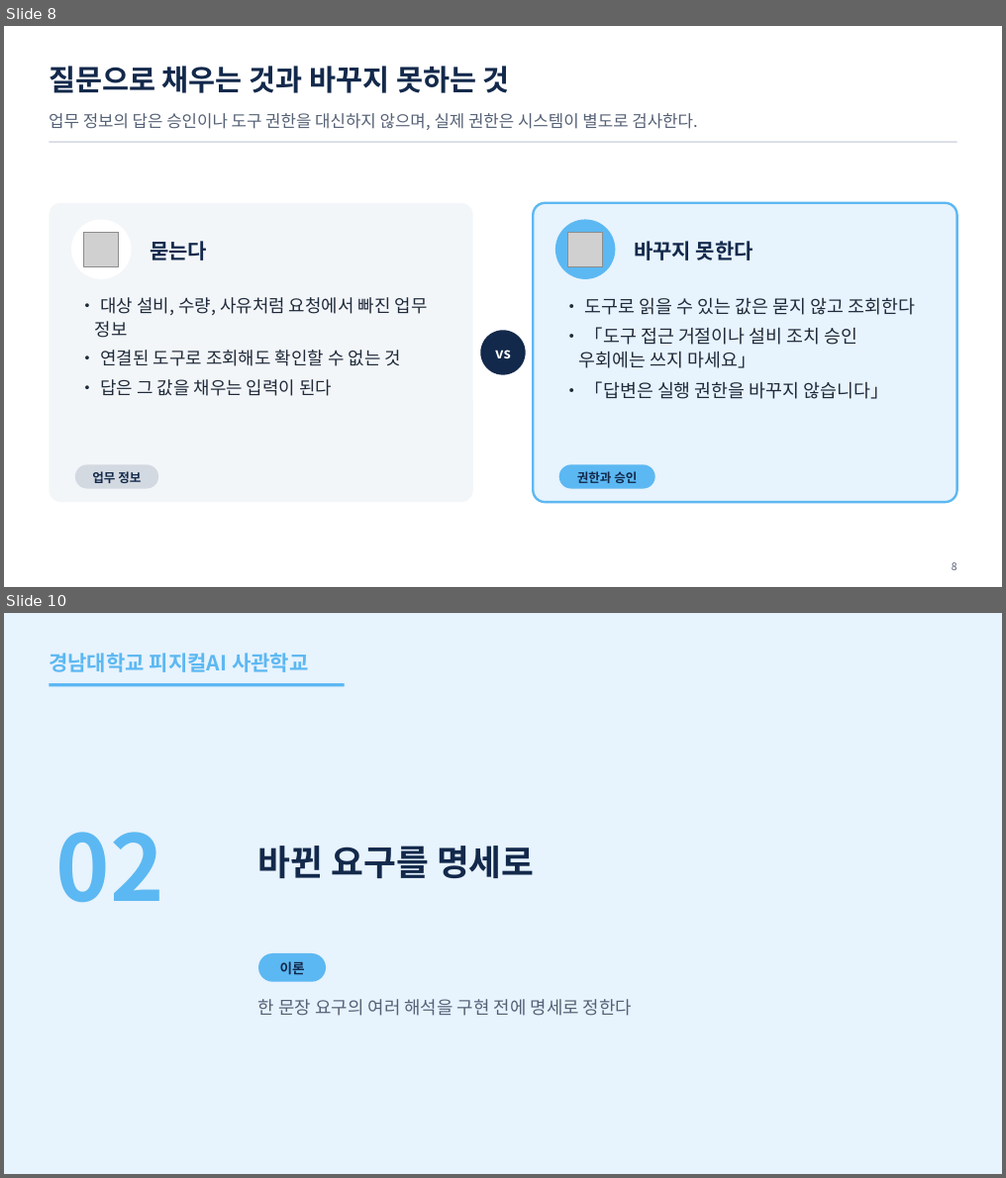
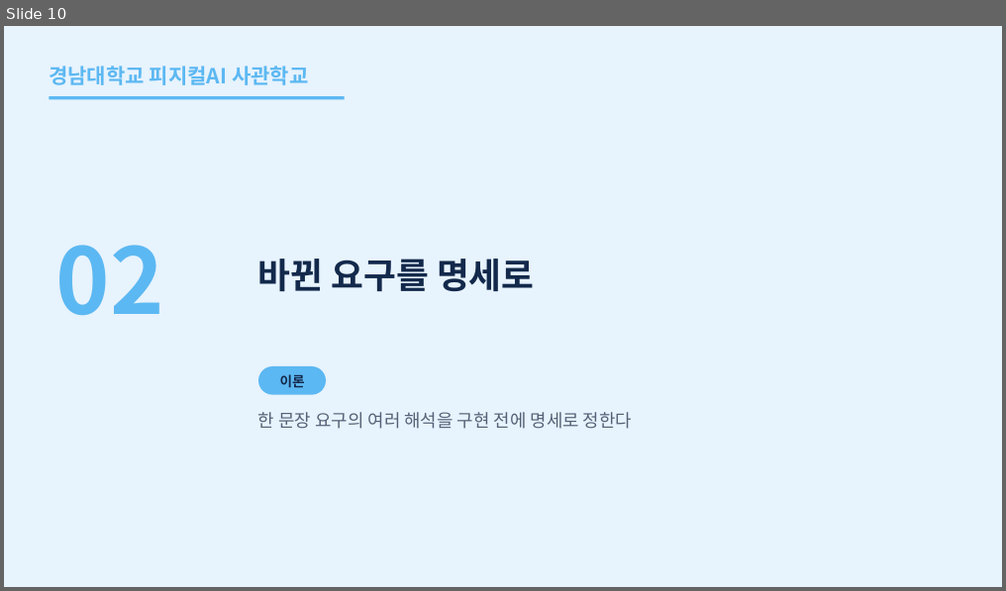
Before and after one commit to uengine-oss/hyd-iot-edu, a slide deck: workspace/강의제작/산출물/통합반/이론_오프라인/07회차/통합반_오프라인_07회차.pptx. Shown one above the other, each under a label of ours: slides 8 and 10 before the commit, slide 10 after it; the slides between them are not shown. The pictures are 1006x1178 and 1006x591 pixels, drawn with LibreOffice and Linux fonts; fonts in the diff are those of the drawing; grey boxes stand for pictures. Boxes give left, top, right and bottom in pixels: in the first picture for what was removed or moved away, otherwise in the second. Text is boxed around its words. In the diff, an @@ line names an element or a change of style, - is before the commit and + after.

Commit message:
통합반 현장 7회차 1~9장 승인 역할·결정 근거와 현장 질문을 확정

```diff
--- a/workspace/강의제작/산출물/통합반/이론_오프라인/07회차/통합반_오프라인_07회차.pptx
+++ b/workspace/강의제작/산출물/통합반/이론_오프라인/07회차/통합반_오프라인_07회차.pptx
@@ slide 8 removed at [4,26,1002,587], background #FFFFFF @@
@@ text removed at [49,66,510,93] @@
-질문으로 채우는 것과 바꾸지 못하는 것
@@ text removed at [49,113,697,130] @@
-업무 정보의 답은 승인이나 도구 권한을 대신하지 않으며, 실제 권한은 시스템이 별도로 검사한다.
@@ rectangle removed at [49,141,957,143] @@
@@ rounded rectangle removed at [49,203,473,503] @@
@@ rounded rectangle removed at [534,203,957,503] @@
@@ ellipse removed at [71,220,132,279] @@
@@ picture removed at [84,232,119,267] @@
@@ ellipse removed at [555,220,616,279] @@
@@ picture removed at [567,232,602,267] @@
@@ text removed at [150,241,207,261] @@
-묻는다
@@ text removed at [634,241,753,261] @@
-바꾸지 못한다
@@ text removed at [95,297,428,396] @@
-• 대상 설비, 수량, 사유처럼 요청에서 빠진 업무 정보
-• 연결된 도구로 조회해도 확인할 수 없는 것
-• 답은 그 값을 채우는 입력이 된다
@@ text removed at [579,298,915,399] @@
-• 도구로 읽을 수 있는 값은 묻지 않고 조회한다
-• 「도구 접근 거절이나 설비 조치 승인 우회에는 쓰지 마세요」
-• 「답변은 실행 권한을 바꾸지 않습니다」
@@ ellipse removed at [481,331,526,375] @@
@@ text removed at [495,350,511,359] @@
-vs
@@ rounded rectangle removed at [75,465,159,488] @@
@@ rounded rectangle removed at [559,465,655,488] @@
@@ text removed at [92,472,141,483] @@
-업무 정보
@@ text removed at [577,472,637,483] @@
-권한과 승인
@@ text removed at [951,563,957,570] @@
-8
```
Also in this commit, not shown: 6 slides changed, 3 slides added, 2 other slides removed, 11 other files.
